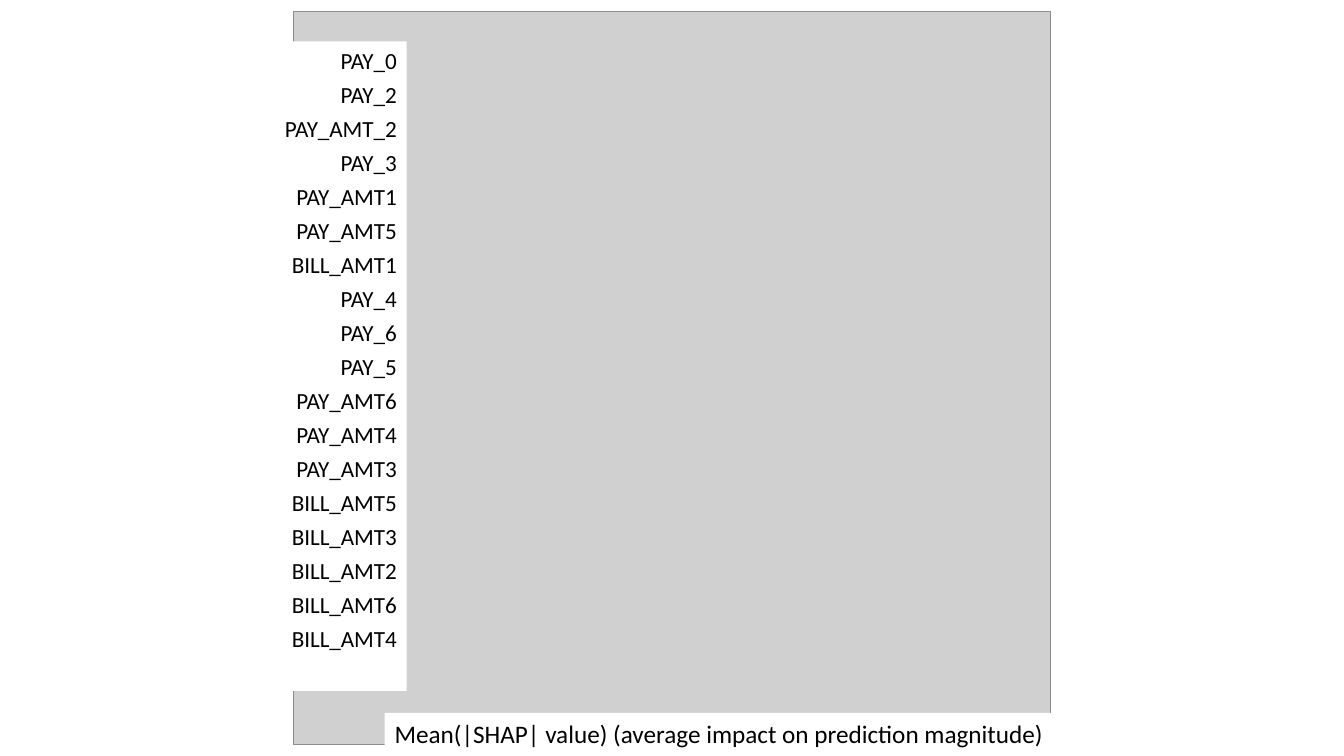
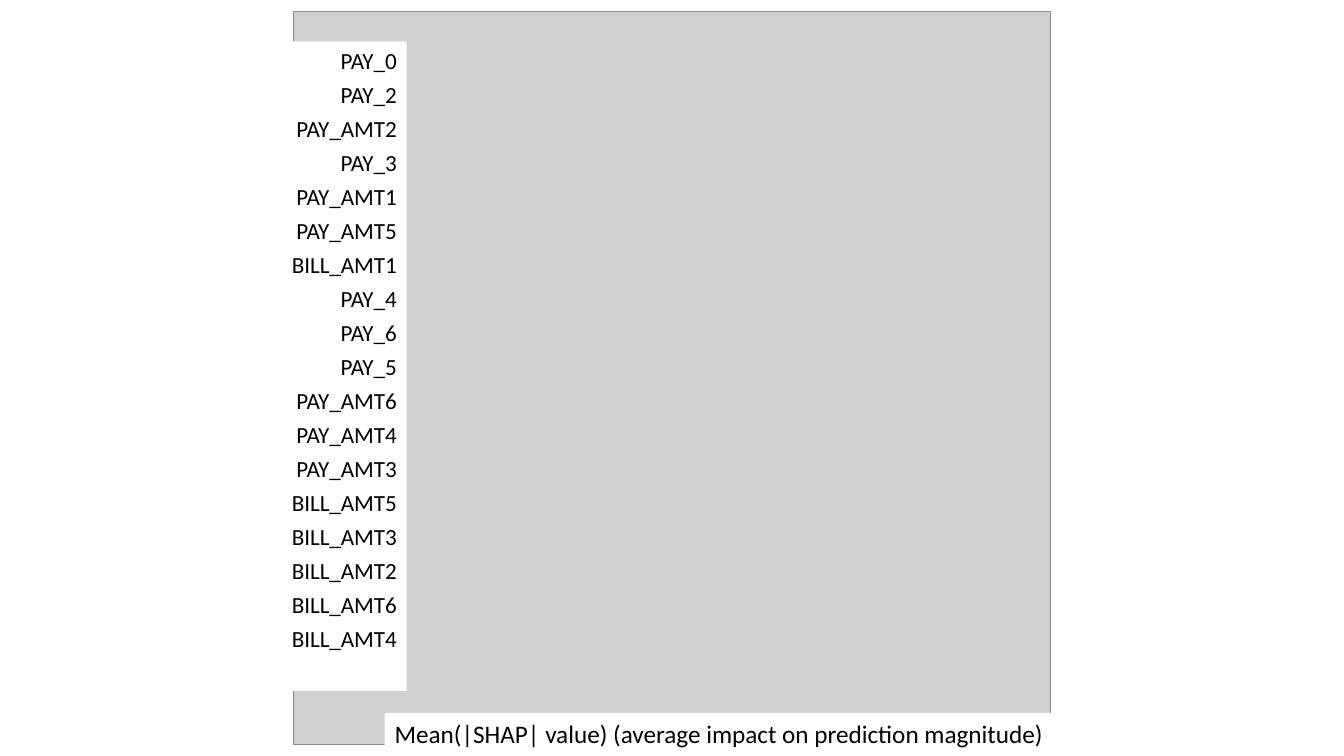
Before and after one commit to jphall663/jsm_2019, a slide deck: slide 2 of img/figs.pptx. Drawn at 1344x756 pixels with LibreOffice and Linux fonts; fonts in the diff are those of the drawing; grey boxes stand for pictures. Boxes give left, top, right and bottom in pixels: in the first picture for what was removed or moved away, otherwise in the second. Text is boxed around its words. In the diff, an @@ line names an element or a change of style, - is before the commit and + after.

```diff
--- a/img/figs.pptx
+++ b/img/figs.pptx
@@ text in rectangle at (296,122,396,140): text changed @@
-PAY_AMT_2
+PAY_AMT2
```
Also in this commit, not shown: 1 other slide changed, 4 slides added, 8 other files.
